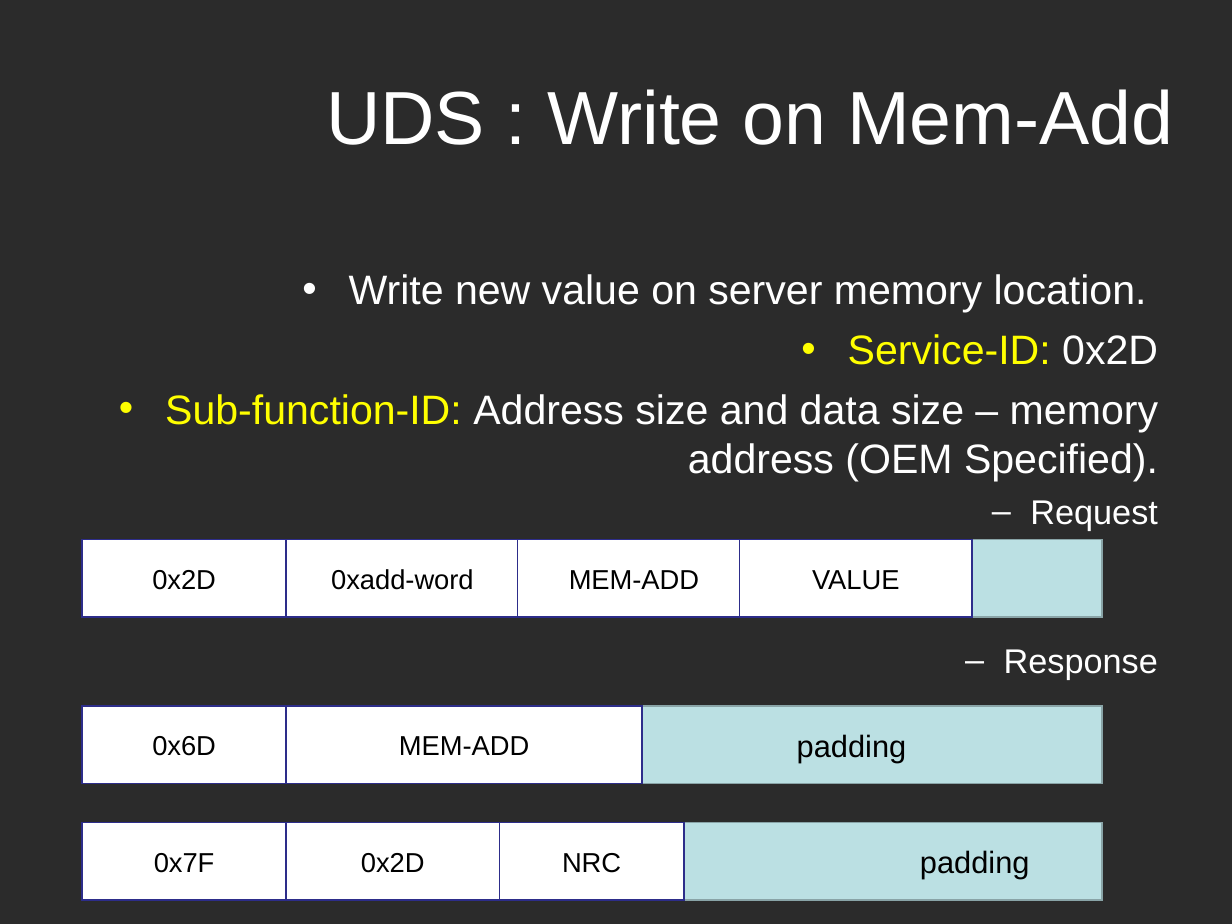
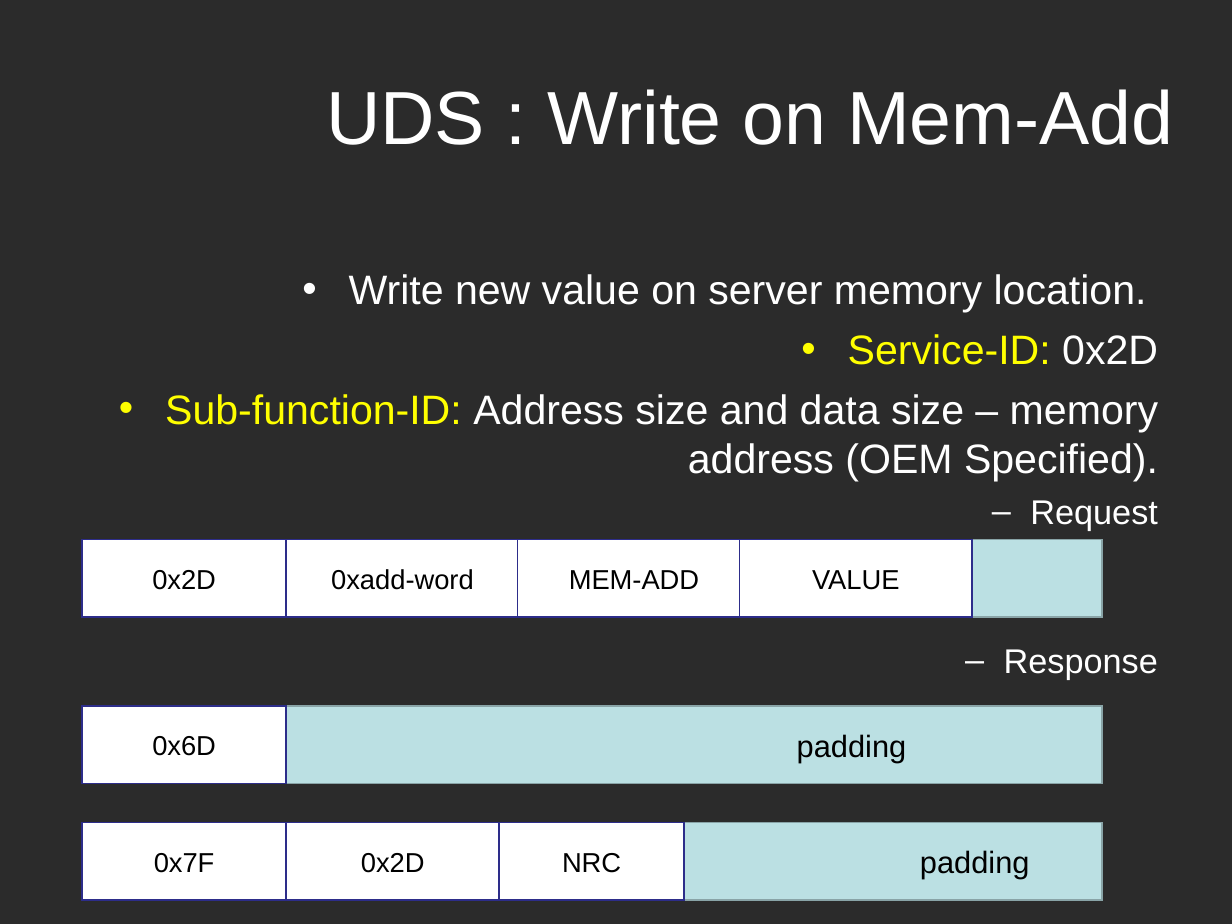
Before and after one commit to Marcelle-Samir/Firmware_Over_The_Air, a slide deck: slide 30 of project Documentation/Second week/Search-UDS.ppt. Drawn at 1232x924 pixels with LibreOffice and Linux fonts; fonts in the diff are those of the drawing; background and template pictures are left out; a plain dark background stands for a picture behind light text. Boxes give left, top, right and bottom in pixels: in the first picture for what was removed or moved away, otherwise in the second. Text is boxed around its words. In the diff, an @@ line names an element or a change of style, - is before the commit and + after.

```diff
--- a/project Documentation/Second week/Search-UDS.ppt
+++ b/project Documentation/Second week/Search-UDS.ppt
@@ rectangle removed at (286,706,642,784) @@
-MEM-ADD
```
Also in this commit, not shown: 8 other slides changed.
